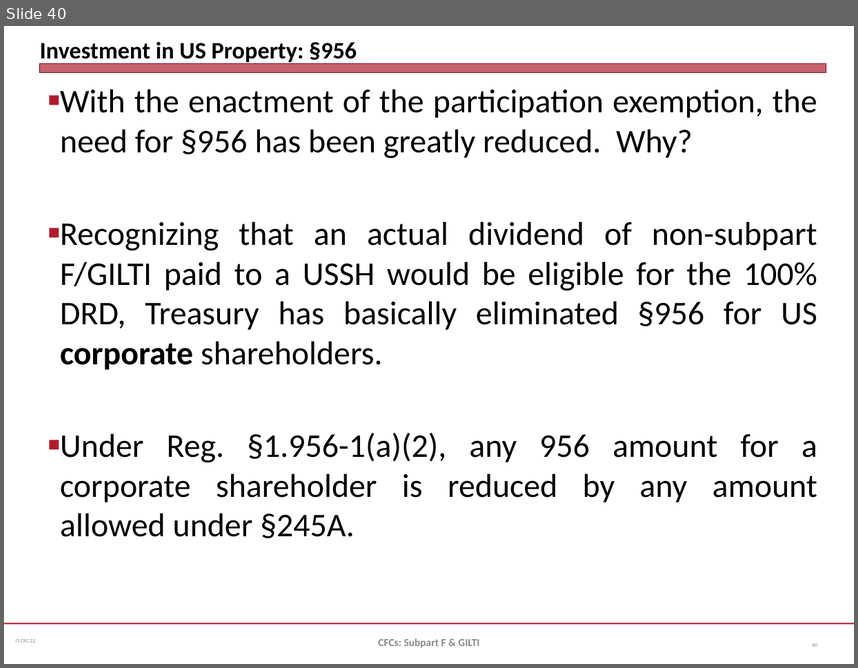
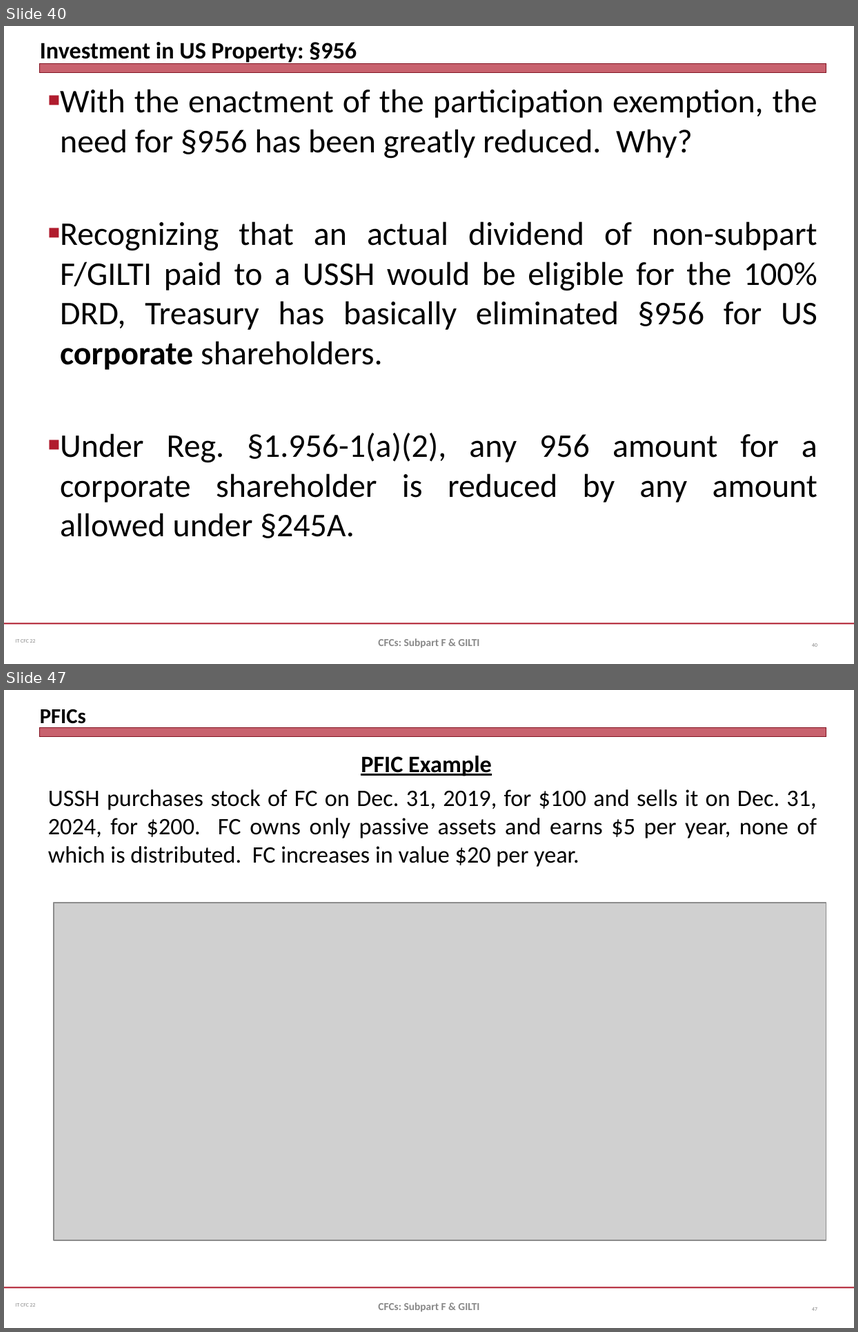
Before and after one commit to jmc877/International-Tax, a slide deck: slides/IT_CFC_22_1.pptx. Shown one above the other, each under a label of ours: slide 40 before the commit, slides 40 and 47 after it; the slides between them are not shown. The pictures are 858x668 and 858x1332 pixels, drawn with LibreOffice and Linux fonts; fonts in the diff are those of the drawing; grey boxes stand for pictures. Boxes give left, top, right and bottom in pixels: in the first picture for what was removed or moved away, otherwise in the second. Text is boxed around its words. In the diff, an @@ line names an element or a change of style, - is before the commit and + after.

```diff
--- a/slides/IT_CFC_22_1.pptx
+++ b/slides/IT_CFC_22_1.pptx
@@ slide 47 added at (x1=4, y1=690, x2=854, y2=1328), background #FFFFFF; not listed: 3 template elements that a slide beside it also shows @@
@@ title added at (x1=40, y1=709, x2=86, y2=729), 18 pt, text #000000, bold @@
+PFICs
@@ text added at (x1=48, y1=756, x2=817, y2=867), 20 pt, text #000000 @@
+PFIC Example
+USSH purchases stock of FC on Dec. 31, 2019, for $100 and sells it on Dec. 31, 2024, for $200. FC owns only passive assets and earns $5 per year, none of which is distributed. FC increases in value $20 per year.
@@ picture added at (x1=53, y1=903, x2=826, y2=1240) @@
@@ text added at (x1=378, y1=1302, x2=479, y2=1312), 9 pt, text #898989, bold @@
+CFCs: Subpart F & GILTI
@@ page number added at (x1=812, y1=1307, x2=818, y2=1310), 4.5 pt, text #808080 @@
+47
```
Also in this commit, not shown: 6 other slides added, 2 other files.
